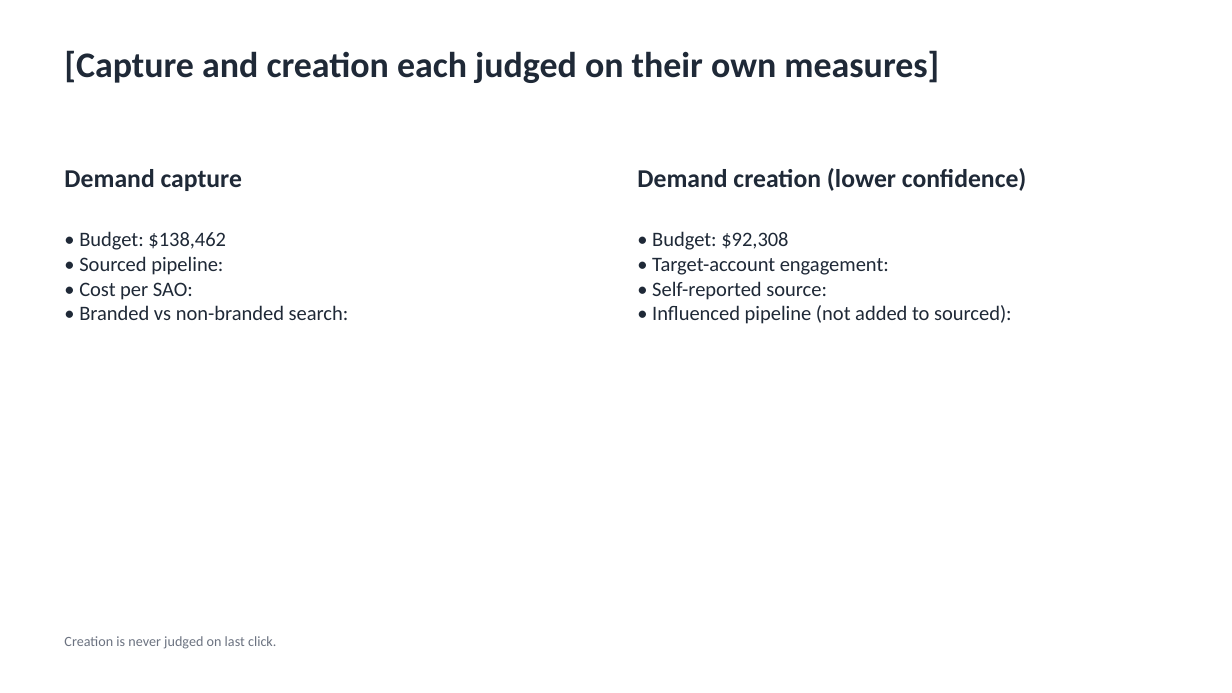
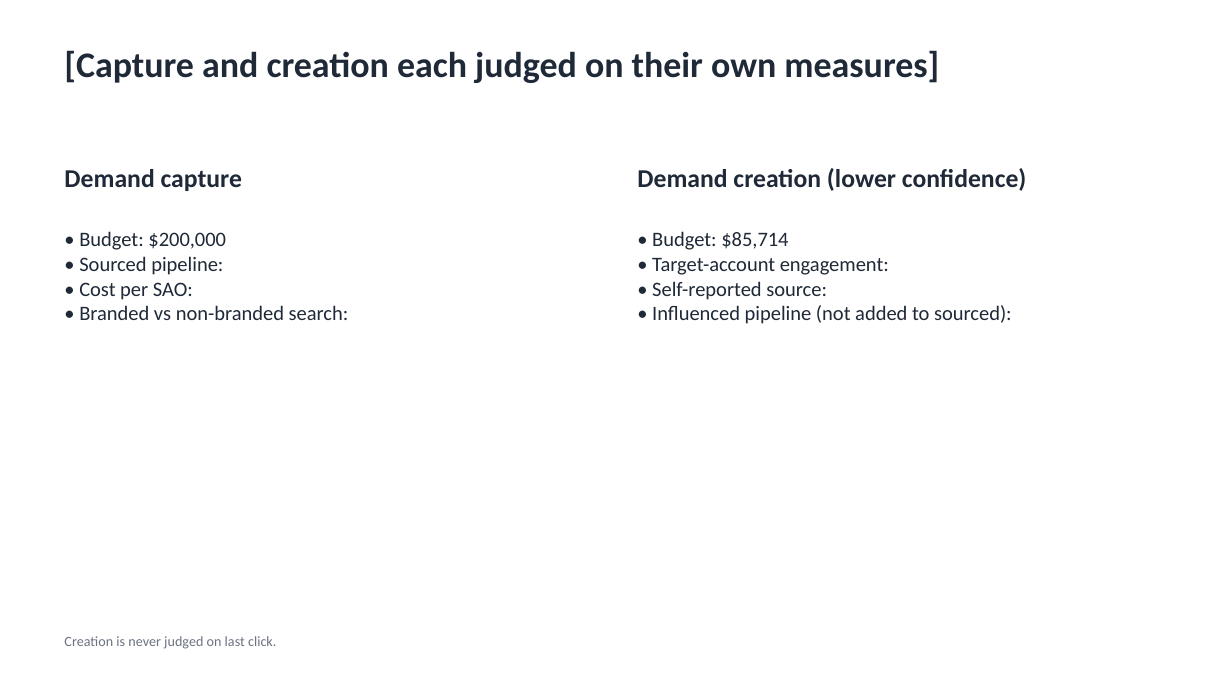
Before and after one commit to redavio/performance-marketing-playbook, a slide deck: slide 6 of examples/acme/slide-template.pptx. Drawn at 1232x693 pixels with LibreOffice and Linux fonts; fonts in the diff are those of the drawing. Boxes give left, top, right and bottom in pixels: in the first picture for what was removed or moved away, otherwise in the second. Text is boxed around its words. In the diff, an @@ line names an element or a change of style, - is before the commit and + after.

```diff
--- a/examples/acme/slide-template.pptx
+++ b/examples/acme/slide-template.pptx
@@ text at bbox=[79, 231, 226, 250]: text changed @@
-• Budget: $138,462
+• Budget: $200,000
@@ text at bbox=[652, 231, 788, 250]: text changed @@
-• Budget: $92,308
+• Budget: $85,714
```
Also in this commit, not shown: 3 other slides changed, 12 other files.
